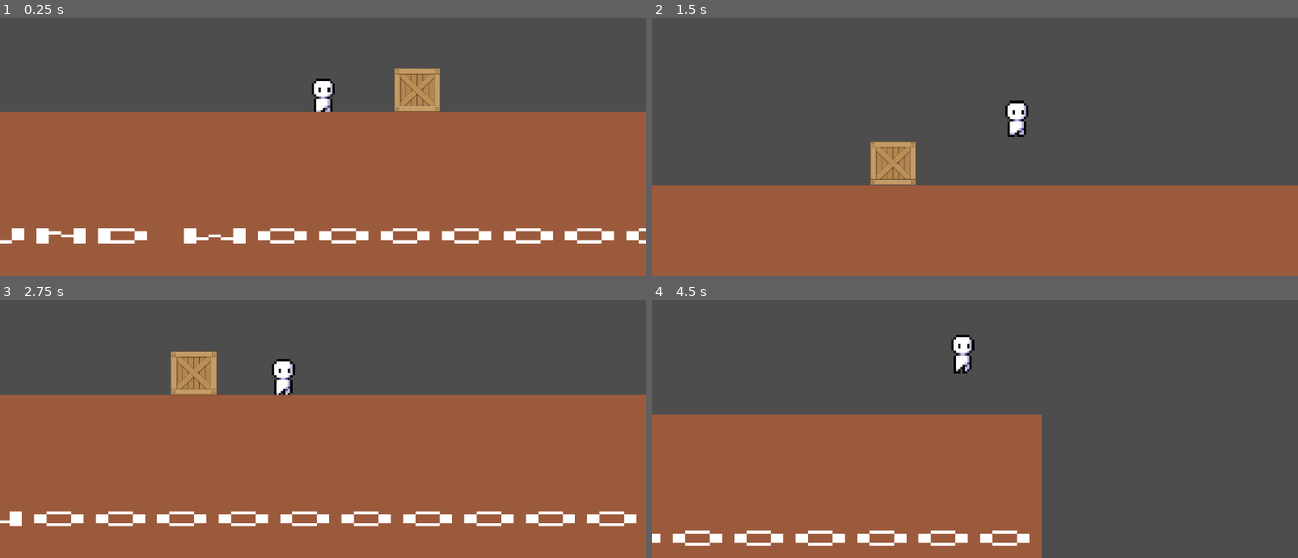
Above: before the commit, frames 1-4 (two rows, left to right).
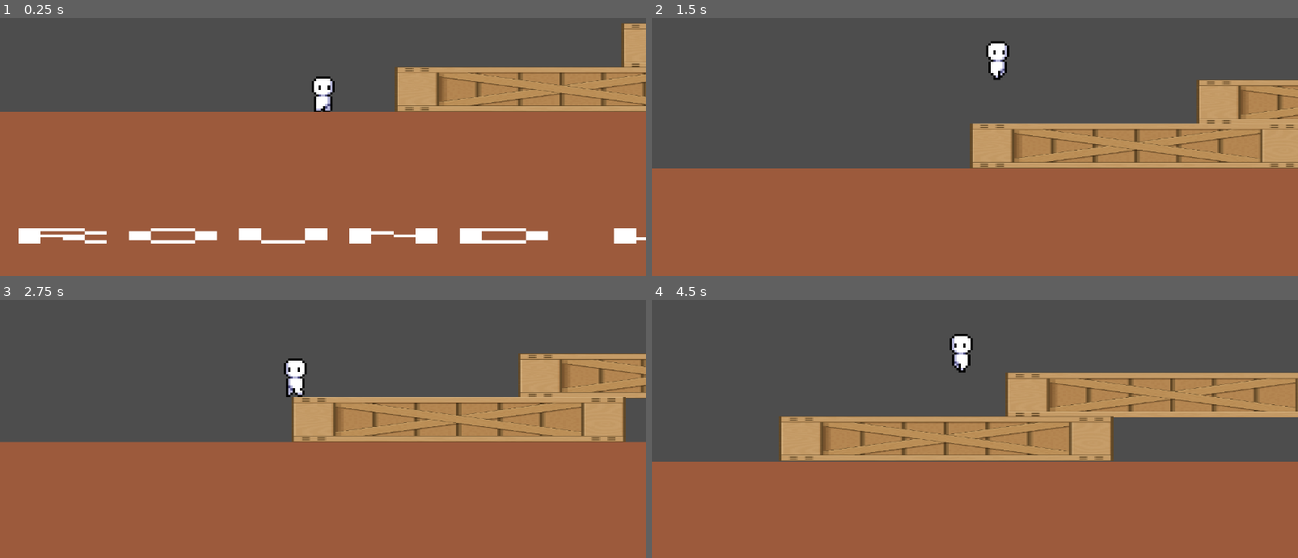
Above: after the commit, the same moments.

Repository: jacob18011871/godot-project
Game: Godot game, scene res://game.tscn
The game is run twice, just before and just after one commit, with the same random seed, the same clock (stepped at 60 frames per second) and the same inputs.
Inputs:
- Up to frame 1 (0.25 s): no input
- Up to frame 2 (1.5 s): tap Enter (ui_accept) at 0.5 s; hold D (move_right) from 0.53 s (still down); tap Space (jump) at 0.6, 0.77, 1.07, 1.35 s
- Up to frame 3 (2.75 s): tap Space (jump) at 1.52, 1.82, 2.1 s; release D (move_right) at 2.03 s; hold A (move_left) from 2.03 s (still down)
- Up to frame 4 (4.5 s): release A (move_left) at 2.78 s; hold D (move_right) 2.78-4.28 s; tap Space (jump) at 2.85, 3.02, 3.32, 3.6, 3.77, 4.07, 4.35 s; hold A (move_left) from 4.28 s (still down)

The runs differ from the first frame. In frame 1, 10% of the frame differs, in the area x 0-100%, y 2-88%; in frame 2, 19%; in frame 3, 25%; in frame 4, 37%, in the area x 0-100%, y 13-100%.

Commit message:
Added animations, death and a bit of worldbuilding

Diff:
--- a/game.tscn
+++ b/game.tscn
@@ -1,9 +1,11 @@
-[gd_scene load_steps=9 format=3 uid="uid://cwurej80clsix"]
+[gd_scene load_steps=13 format=3 uid="uid://cwurej80clsix"]
 
 [ext_resource type="PackedScene" uid="uid://bd2jgktxpl1qo" path="res://player.tscn" id="1_j0ihj"]
 [ext_resource type="Script" path="res://scripts.gd" id="2_op2hn"]
 [ext_resource type="Texture2D" uid="uid://57lwoxpw0vd8" path="res://assets/pixil-frame-0 (1).png" id="3_p7g7a"]
 [ext_resource type="Texture2D" uid="uid://bshn8r2nweae0" path="res://assets/crates_study_x2_0.png" id="3_wram8"]
+[ext_resource type="PackedScene" uid="uid://ty0d1ngw6bai" path="res://killzone.tscn" id="5_vc1re"]
+[ext_resource type="Texture2D" uid="uid://bhpp2ehbmd3bc" path="res://assets/killzone bubble thing.png" id="6_7na6o"]
 
 [sub_resource type="WorldBoundaryShape2D" id="WorldBoundaryShape2D_3tsku"]
 
@@ -19,13 +21,26 @@
 }]
 
 [sub_resource type="RectangleShape2D" id="RectangleShape2D_ppxrp"]
-size = Vector2(20, 19)
+size = Vector2(146.314, 19)
 
 [sub_resource type="SpriteFrames" id="SpriteFrames_8ofng"]
 animations = [{
 "frames": [{
 "duration": 1.0,
 "texture": ExtResource("3_wram8")
+}],
+"loop": true,
+"name": &"default",
+"speed": 5.0
+}]
+
+[sub_resource type="CircleShape2D" id="CircleShape2D_8u7tv"]
+
+[sub_resource type="SpriteFrames" id="SpriteFrames_gf2tr"]
+animations = [{
+"frames": [{
+"duration": 1.0,
+"texture": ExtResource("6_7na6o")
 }],
 "loop": true,
 "name": &"default",
@@ -52,17 +67,66 @@
 shape = SubResource("WorldBoundaryShape2D_3tsku")
 
 [node name="AnimatedSprite2D" type="AnimatedSprite2D" parent="StaticBody2D/CollisionShape2D"]
-position = Vector2(-28.5272, 63.6956)
-scale = Vector2(5.35766, 1.30181)
+position = Vector2(184.607, 63.6956)
+scale = Vector2(9.62034, 1.30181)
 sprite_frames = SubResource("SpriteFrames_4guuq")
 
-[node name="StaticBody2D2" type="StaticBody2D" parent="."]
+[node name="StaticBody2D4" type="StaticBody2D" parent="StaticBody2D"]
+position = Vector2(407.678, 0.0575562)
 
-[node name="CollisionShape2D" type="CollisionShape2D" parent="StaticBody2D2"]
-position = Vector2(41, -1)
+[node name="CollisionShape2D" type="CollisionShape2D" parent="StaticBody2D/StaticBody2D4"]
+position = Vector2(104.157, -1)
 shape = SubResource("RectangleShape2D_ppxrp")
 
-[node name="AnimatedSprite2D" type="AnimatedSprite2D" parent="StaticBody2D2/CollisionShape2D"]
-position = Vector2(-1.90735e-06, 0.00014642)
-scale = Vector2(0.08, 0.0758343)
+[node name="AnimatedSprite2D" type="AnimatedSprite2D" parent="StaticBody2D/StaticBody2D4/CollisionShape2D"]
+position = Vector2(-5.72205e-06, -0.297492)
+scale = Vector2(0.583206, 0.0782154)
 sprite_frames = SubResource("SpriteFrames_8ofng")
+
+[node name="StaticBody2D5" type="StaticBody2D" parent="StaticBody2D"]
+position = Vector2(264, -19.5)
+
+[node name="CollisionShape2D" type="CollisionShape2D" parent="StaticBody2D/StaticBody2D5"]
+position = Vector2(104.157, -1)
+shape = SubResource("RectangleShape2D_ppxrp")
+
+[node name="AnimatedSprite2D" type="AnimatedSprite2D" parent="StaticBody2D/StaticBody2D5/CollisionShape2D"]
+position = Vector2(-5.72205e-06, -0.297492)
+scale = Vector2(0.583206, 0.0782154)
+sprite_frames = SubResource("SpriteFrames_8ofng")
+
+[node name="StaticBody2D3" type="StaticBody2D" parent="StaticBody2D"]
+position = Vector2(98.75, -19)
+
+[node name="CollisionShape2D" type="CollisionShape2D" parent="StaticBody2D/StaticBody2D3"]
+position = Vector2(104.157, -1)
+shape = SubResource("RectangleShape2D_ppxrp")
+
+[node name="AnimatedSprite2D" type="AnimatedSprite2D" parent="StaticBody2D/StaticBody2D3/CollisionShape2D"]
+position = Vector2(-5.72205e-06, -0.297492)
+scale = Vector2(0.583206, 0.0782154)
+sprite_frames = SubResource("SpriteFrames_8ofng")
+
+[node name="StaticBody2D2" type="StaticBody2D" parent="StaticBody2D"]
+
+[node name="CollisionShape2D" type="CollisionShape2D" parent="StaticBody2D/StaticBody2D2"]
+position = Vector2(104.157, -1)
+shape = SubResource("RectangleShape2D_ppxrp")
+
+[node name="AnimatedSprite2D" type="AnimatedSprite2D" parent="StaticBody2D/StaticBody2D2/CollisionShape2D"]
+position = Vector2(-5.72205e-06, -0.297492)
+scale = Vector2(0.583206, 0.0782154)
+sprite_frames = SubResource("SpriteFrames_8ofng")
+
+[node name="killzone" parent="." instance=ExtResource("5_vc1re")]
+position = Vector2(355.636, -1.10243)
+
+[node name="CollisionShape2D" type="CollisionShape2D" parent="killzone"]
+position = Vector2(-19.3928, 0.45697)
+shape = SubResource("CircleShape2D_8u7tv")
+one_way_collision_margin = 2.0
+
+[node name="AnimatedSprite2D" type="AnimatedSprite2D" parent="killzone/CollisionShape2D"]
+position = Vector2(0.10706, -0.0693679)
+scale = Vector2(0.20409, 0.200437)
+sprite_frames = SubResource("SpriteFrames_gf2tr")
--- /dev/null
+++ b/killzone.gd
@@ -0,0 +1,11 @@
+extends Area2D
+
+@onready var timer = $Timer
+
+func _on_body_entered(body):
+	print("you died (tragic)")
+	timer.start()
+
+
+func _on_timer_timeout():
+	get_tree().reload_current_scene()
--- /dev/null
+++ b/killzone.tscn
@@ -0,0 +1,14 @@
+[gd_scene load_steps=2 format=3 uid="uid://ty0d1ngw6bai"]
+
+[ext_resource type="Script" path="res://killzone.gd" id="1_nqi5f"]
+
+[node name="killzone" type="Area2D"]
+collision_mask = 3
+script = ExtResource("1_nqi5f")
+
+[node name="Timer" type="Timer" parent="."]
+wait_time = 0.523
+one_shot = true
+
+[connection signal="body_entered" from="." to="." method="_on_body_entered"]
+[connection signal="timeout" from="Timer" to="." method="_on_timer_timeout"]
--- a/player.tscn
+++ b/player.tscn
@@ -9,6 +9,54 @@
 [sub_resource type="AtlasTexture" id="AtlasTexture_ilaa3"]
 atlas = ExtResource("1_ubci8")
 region = Rect2(24, 0, 24, 28)
+
+[sub_resource type="AtlasTexture" id="AtlasTexture_cpv2d"]
+atlas = ExtResource("1_ubci8")
+region = Rect2(0, 75, 24, 25)
+
+[sub_resource type="AtlasTexture" id="AtlasTexture_gj1fn"]
+atlas = ExtResource("1_ubci8")
+region = Rect2(24, 75, 24, 25)
+
+[sub_resource type="AtlasTexture" id="AtlasTexture_38q1j"]
+atlas = ExtResource("1_ubci8")
+region = Rect2(48, 75, 24, 25)
+
+[sub_resource type="AtlasTexture" id="AtlasTexture_wdvy5"]
+atlas = ExtResource("1_ubci8")
+region = Rect2(72, 75, 24, 25)
+
+[sub_resource type="AtlasTexture" id="AtlasTexture_chtb6"]
+atlas = ExtResource("1_ubci8")
+region = Rect2(96, 75, 24, 25)
+
+[sub_resource type="AtlasTexture" id="AtlasTexture_mpoks"]
+atlas = ExtResource("1_ubci8")
+region = Rect2(120, 75, 24, 25)
+
+[sub_resource type="AtlasTexture" id="AtlasTexture_uqdxl"]
+atlas = ExtResource("1_ubci8")
+region = Rect2(144, 75, 24, 25)
+
+[sub_resource type="AtlasTexture" id="AtlasTexture_v25ws"]
+atlas = ExtResource("1_ubci8")
+region = Rect2(168, 75, 24, 25)
+
+[sub_resource type="AtlasTexture" id="AtlasTexture_j2phu"]
+atlas = ExtResource("1_ubci8")
+region = Rect2(0, 25, 24, 25)
+
+[sub_resource type="AtlasTexture" id="AtlasTexture_ic0w2"]
+atlas = ExtResource("1_ubci8")
+region = Rect2(24, 25, 24, 25)
+
+[sub_resource type="AtlasTexture" id="AtlasTexture_ketqd"]
+atlas = ExtResource("1_ubci8")
+region = Rect2(48, 25, 24, 25)
+
+[sub_resource type="AtlasTexture" id="AtlasTexture_hnixu"]
+atlas = ExtResource("1_ubci8")
+region = Rect2(72, 25, 24, 25)
 
 [sub_resource type="SpriteFrames" id="SpriteFrames_ignio"]
 animations = [{
@@ -22,6 +70,52 @@
 "loop": true,
 "name": &"idle",
 "speed": 5.0
+}, {
+"frames": [{
+"duration": 1.0,
+"texture": SubResource("AtlasTexture_cpv2d")
+}, {
+"duration": 1.0,
+"texture": SubResource("AtlasTexture_gj1fn")
+}, {
+"duration": 1.0,
+"texture": SubResource("AtlasTexture_38q1j")
+}, {
+"duration": 1.0,
+"texture": SubResource("AtlasTexture_wdvy5")
+}, {
+"duration": 1.0,
+"texture": SubResource("AtlasTexture_chtb6")
+}, {
+"duration": 1.0,
+"texture": SubResource("AtlasTexture_mpoks")
+}, {
+"duration": 1.0,
+"texture": SubResource("AtlasTexture_uqdxl")
+}, {
+"duration": 1.0,
+"texture": SubResource("AtlasTexture_v25ws")
+}],
+"loop": true,
+"name": &"jump",
+"speed": 9.0
+}, {
+"frames": [{
+"duration": 1.0,
+"texture": SubResource("AtlasTexture_j2phu")
+}, {
+"duration": 1.0,
+"texture": SubResource("AtlasTexture_ic0w2")
+}, {
+"duration": 1.0,
+"texture": SubResource("AtlasTexture_ketqd")
+}, {
+"duration": 1.0,
+"texture": SubResource("AtlasTexture_hnixu")
+}],
+"loop": true,
+"name": &"walk",
+"speed": 8.0
 }]
 
 [sub_resource type="RectangleShape2D" id="RectangleShape2D_vwqtp"]
@@ -30,12 +124,12 @@
 [node name="player" type="CharacterBody2D"]
 
 [node name="AnimatedSprite2D" type="AnimatedSprite2D" parent="."]
-position = Vector2(0, -1.5)
-scale = Vector2(1, 0.99)
+position = Vector2(0, -2.38839)
+scale = Vector2(1, 0.991071)
 sprite_frames = SubResource("SpriteFrames_ignio")
-animation = &"idle"
+animation = &"walk"
 autoplay = "idle"
-frame_progress = 0.368155
+frame_progress = 0.999192
 
 [node name="CollisionShape2D" type="CollisionShape2D" parent="."]
 shape = SubResource("RectangleShape2D_vwqtp")
--- a/scripts.gd
+++ b/scripts.gd
@@ -1,11 +1,13 @@
 extends CharacterBody2D
 
 
-const SPEED = 100.0
+const SPEED = 70.0
 const JUMP_VELOCITY = -200.0
 
 # Get the gravity from the project settings to be synced with RigidBody nodes.
 var gravity = ProjectSettings.get_setting("physics/2d/default_gravity")
+@onready var sprite = $"AnimatedSprite2D"
+
 
 
 func _physics_process(delta):
@@ -17,12 +19,32 @@
 	if Input.is_action_just_pressed("jump") and is_on_floor():
 		velocity.y = JUMP_VELOCITY
 
+	# jump aniomation
+	if gravity == 1:
+		sprite.play("jump")
+
 	# Get the input direction and handle the movement/deceleration.
 	# As good practice, you should replace UI actions with custom gameplay actions.
 	var direction = Input.get_axis("move_left", "move_right")
+
+	# Flip character
+	if direction == 1.00:
+		sprite.flip_h = false
+	elif direction == -1.00:
+		sprite.flip_h = true
+	# Play movement
+	if direction == 0.00:
+		sprite.play("idle")
+	else:
+		sprite.play("walk")
+
+	# Apply movement
 	if direction:
 		velocity.x = direction * SPEED
 	else:
 		velocity.x = move_toward(velocity.x, 0, SPEED)
 
+	# Sprint
+
+
 	move_and_slide()
Binary file added: assets/killzone bubble thing.png
Not shown, added: assets/killzone bubble thing.png.import
Not shown: 1 places in player.tscn that only renumber resources
